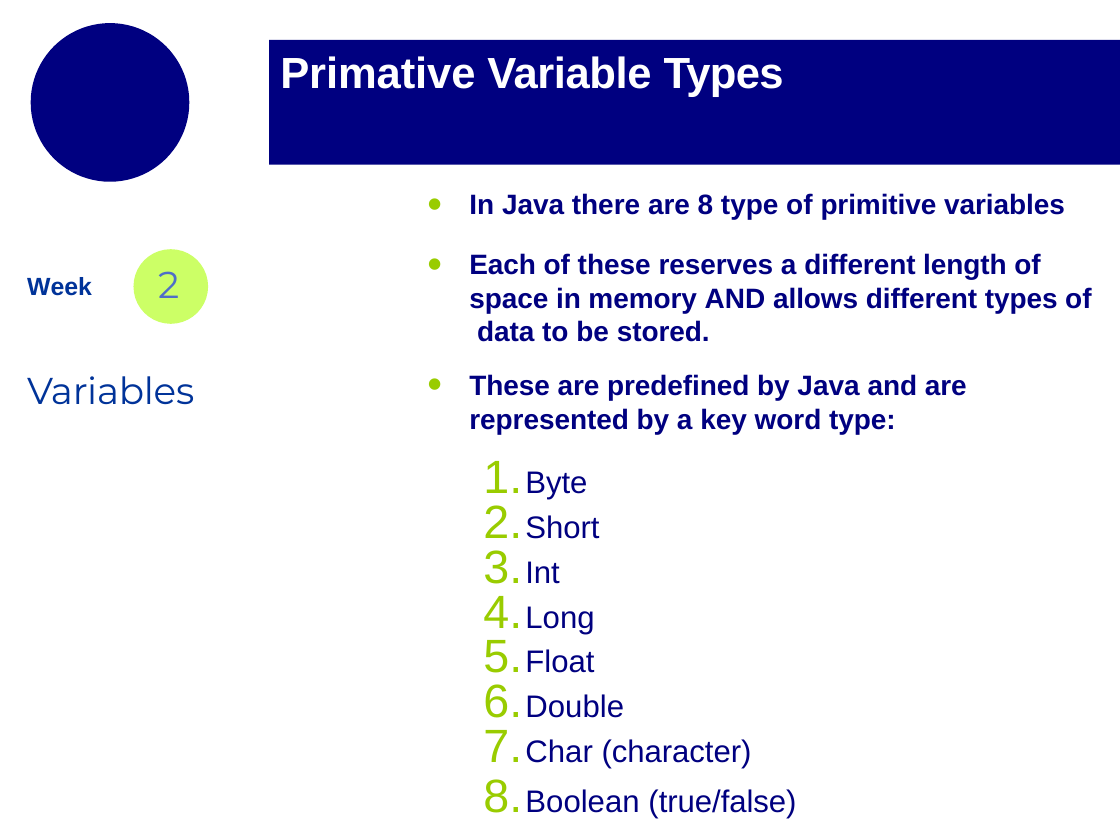
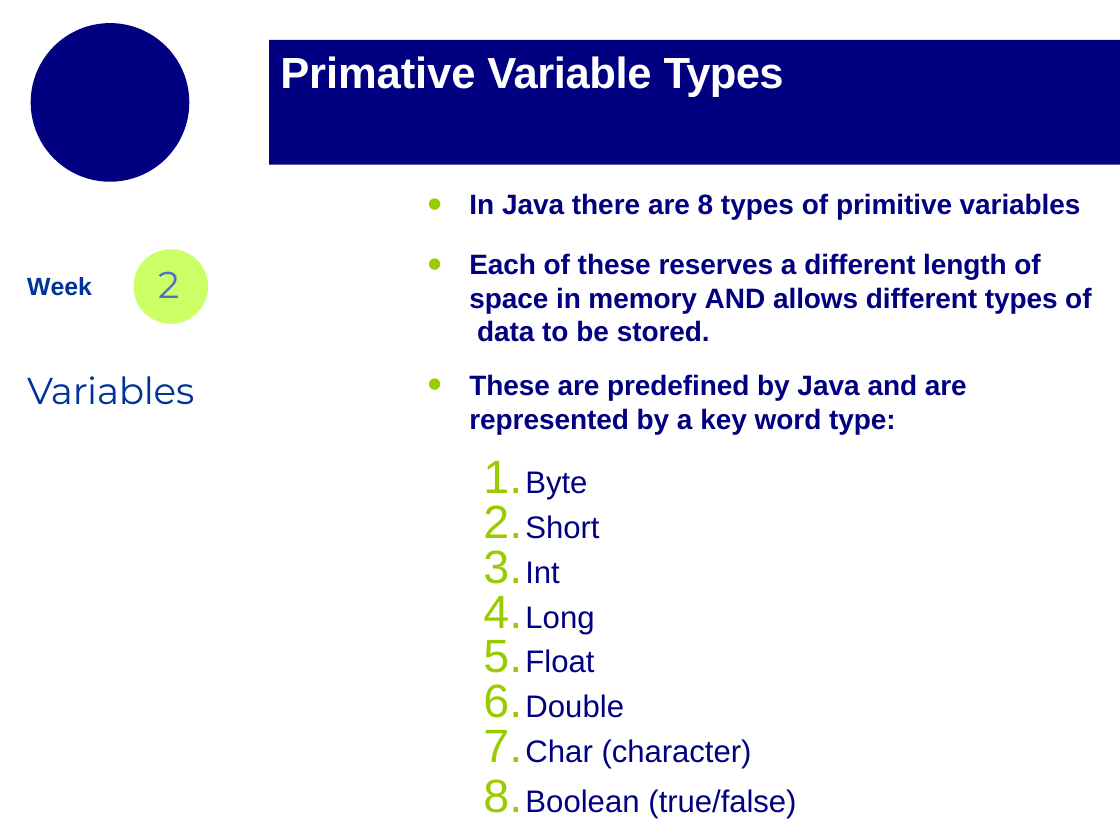
Before and after one commit to mikejohnson51/geog178_2019, a slide deck: slide 5 of section_slides/week2_section_slides_2.pptx. Drawn at 1120x840 pixels with LibreOffice and Linux fonts; fonts in the diff are those of the drawing; background and template pictures are left out. Boxes give left, top, right and bottom in pixels: in the first picture for what was removed or moved away, otherwise in the second. Text is boxed around its words. In the diff, an @@ line names an element or a change of style, - is before the commit and + after.

```diff
--- a/section_slides/week2_section_slides_2.pptx
+++ b/section_slides/week2_section_slides_2.pptx
@@ text at bbox=[469, 193, 1081, 219]: text changed @@
-• In Java there are 8 type of primitive variables
+• In Java there are 8 types of primitive variables
```
Also in this commit, not shown: 26 other slides changed, 1 slide added, 3 other files.
